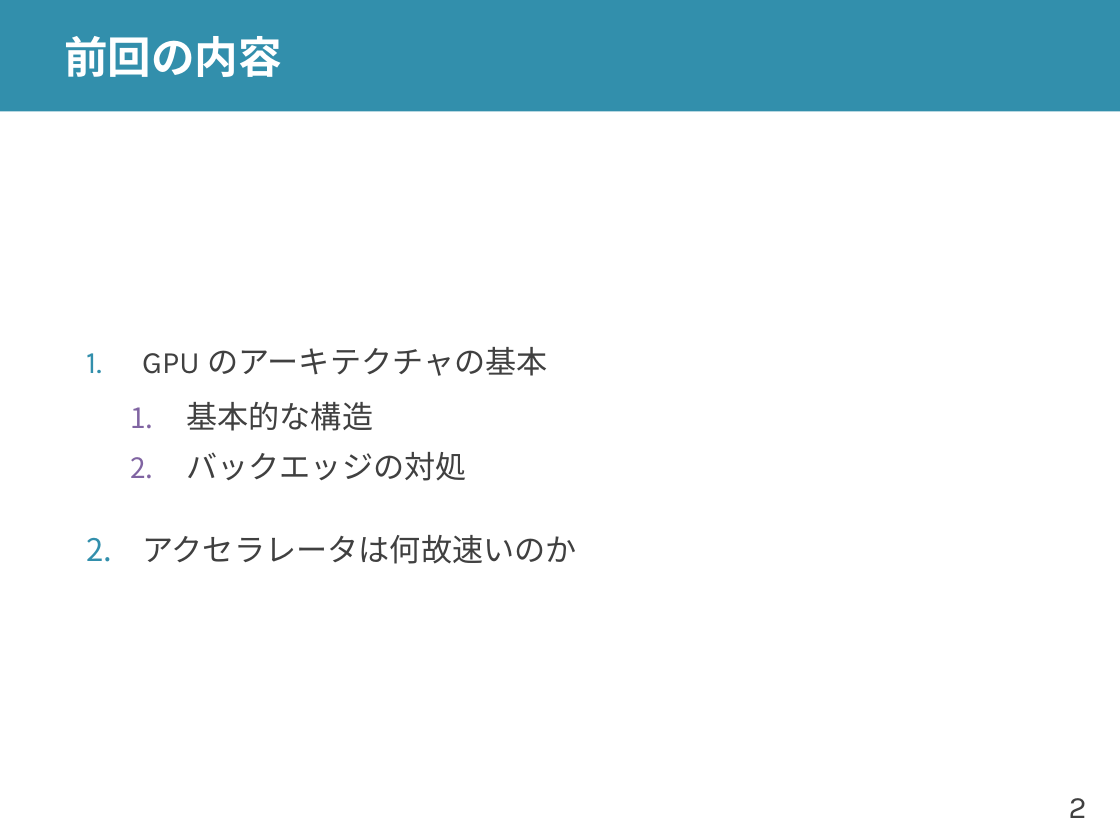
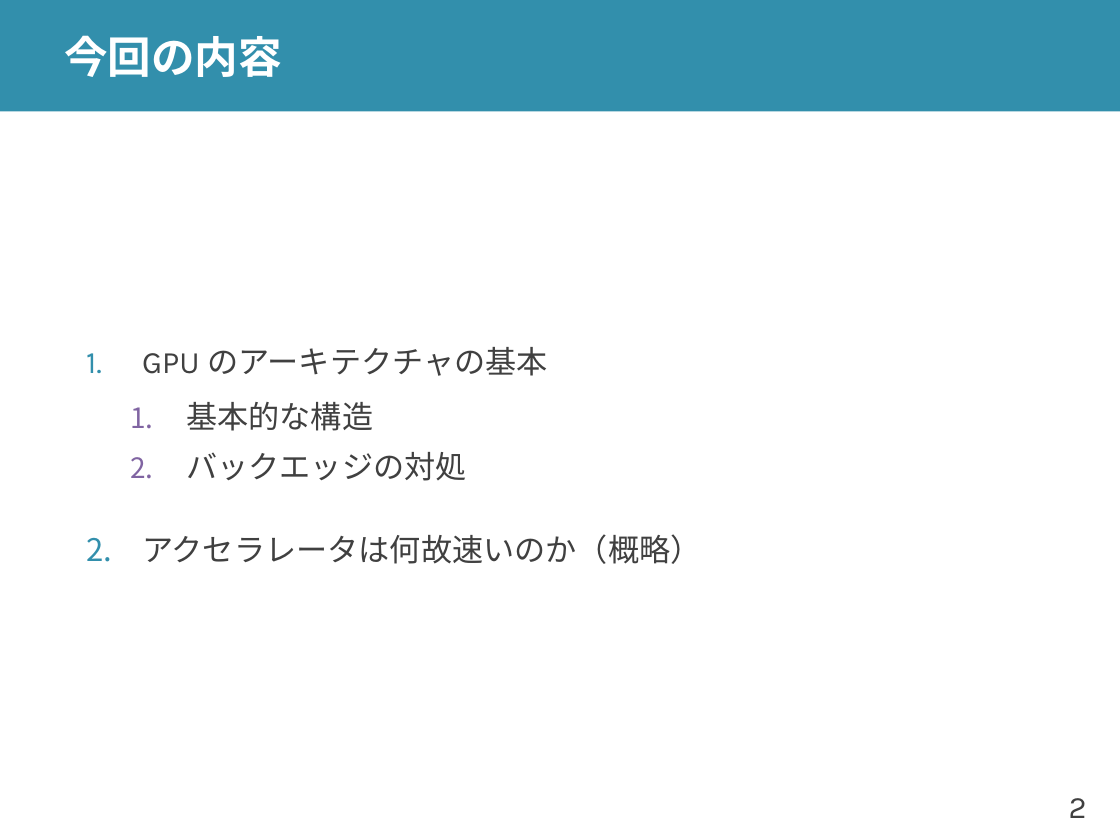
Before and after one commit to shioyadan/advanced-computer-organization, a slide deck: slide 2 of aco-shioya-12.pptx. Drawn at 1120x840 pixels with LibreOffice and Linux fonts; fonts in the diff are those of the drawing. Boxes give left, top, right and bottom in pixels: in the first picture for what was removed or moved away, otherwise in the second. Text is boxed around its words. In the diff, an @@ line names an element or a change of style, - is before the commit and + after.

```diff
--- a/aco-shioya-12.pptx
+++ b/aco-shioya-12.pptx
@@ title at (64,35,282,77): text changed @@
-前回の内容
+今回の内容
@@ text at (142,534,701,564): text changed @@
-2. アクセラレータは何故速いのか
+2. アクセラレータは何故速いのか（概略）
```
Also in this commit, not shown: 26 other slides changed, 43 slides added, 74 slides removed, 8 other files.
